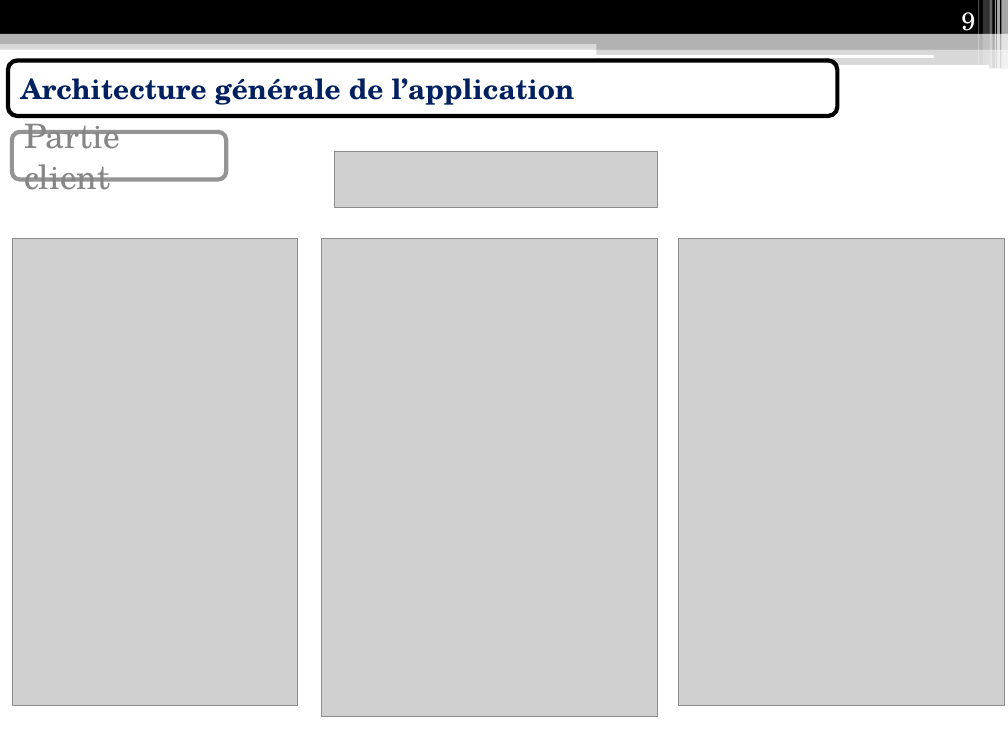
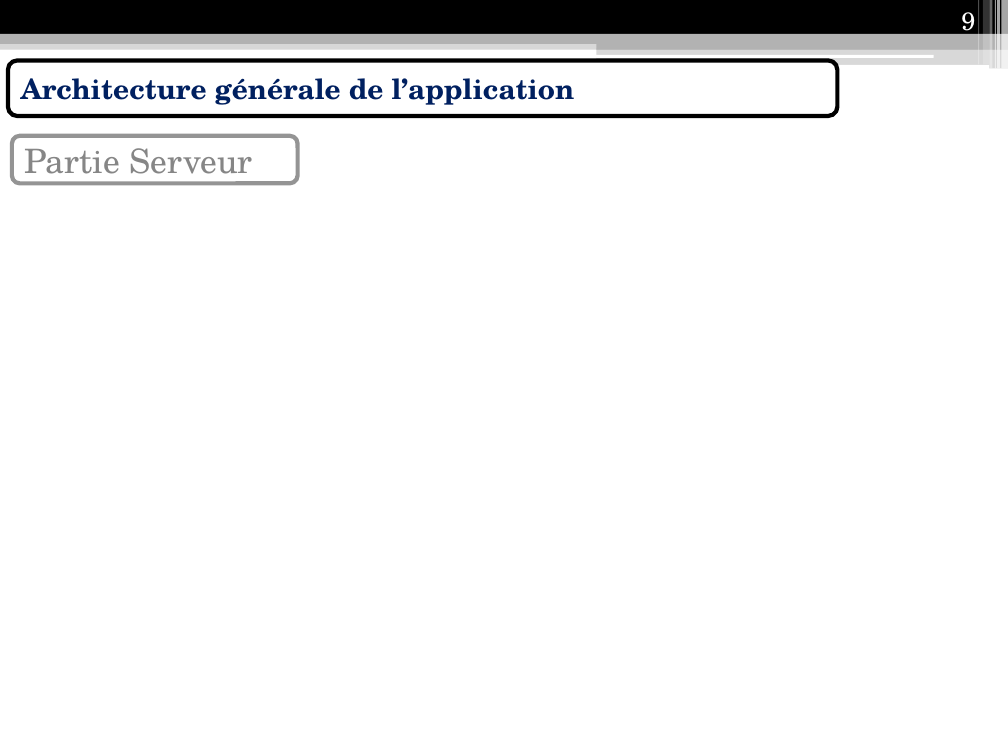
Before and after one commit to Anicky/Strangers-Phonegap, a slide deck: slide 9 of présentation/Présentation IF26.pptx. Drawn at 1008x756 pixels with LibreOffice and Linux fonts; fonts in the diff are those of the drawing; grey boxes stand for pictures. Boxes give left, top, right and bottom in pixels: in the first picture for what was removed or moved away, otherwise in the second. Text is boxed around its words. In the diff, an @@ line names an element or a change of style, - is before the commit and + after.

```diff
--- a/présentation/Présentation IF26.pptx
+++ b/présentation/Présentation IF26.pptx
@@ rounded rectangle "Partie Serveur": place and size @@
-rounded rectangle "Partie Serveur" at [12, 132, 227, 179]
+rounded rectangle "Partie Serveur" at [12, 136, 297, 183]
@@ text in rounded rectangle at [24, 148, 253, 183]: text changed @@
-Partie client
+Partie Serveur
@@ picture removed at [335, 152, 658, 208] @@
@@ picture removed at [13, 238, 298, 706] @@
@@ picture removed at [322, 238, 658, 717] @@
@@ picture removed at [678, 238, 1004, 706] @@
```
Also in this commit, not shown: 6 other slides changed.
